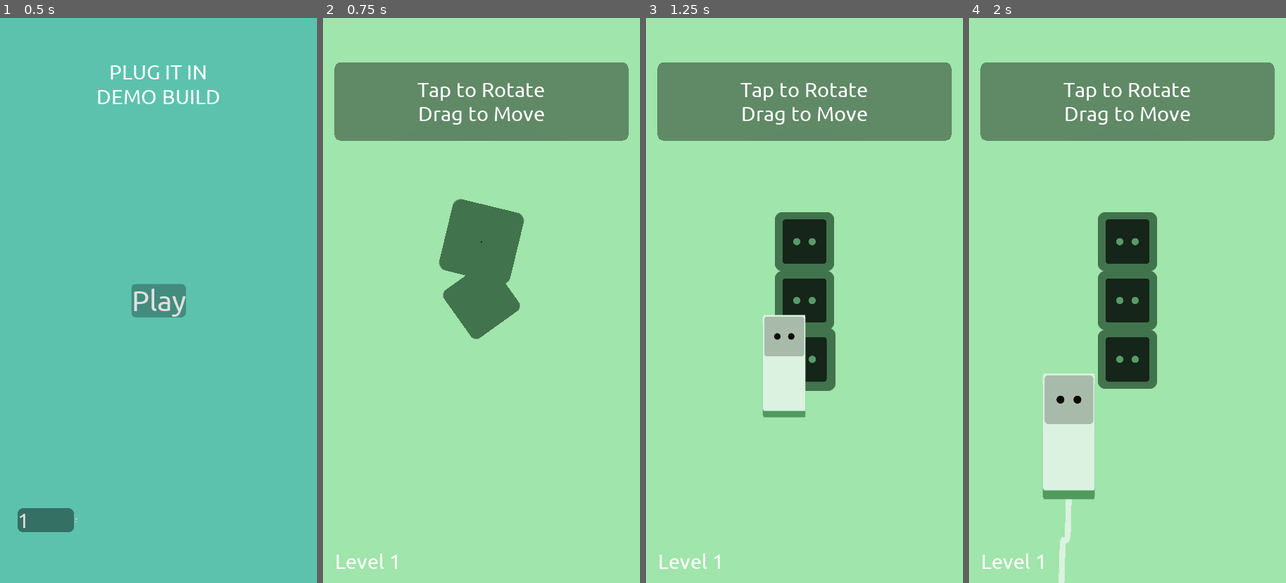
Above: before the commit, frames 1-4 (left to right).
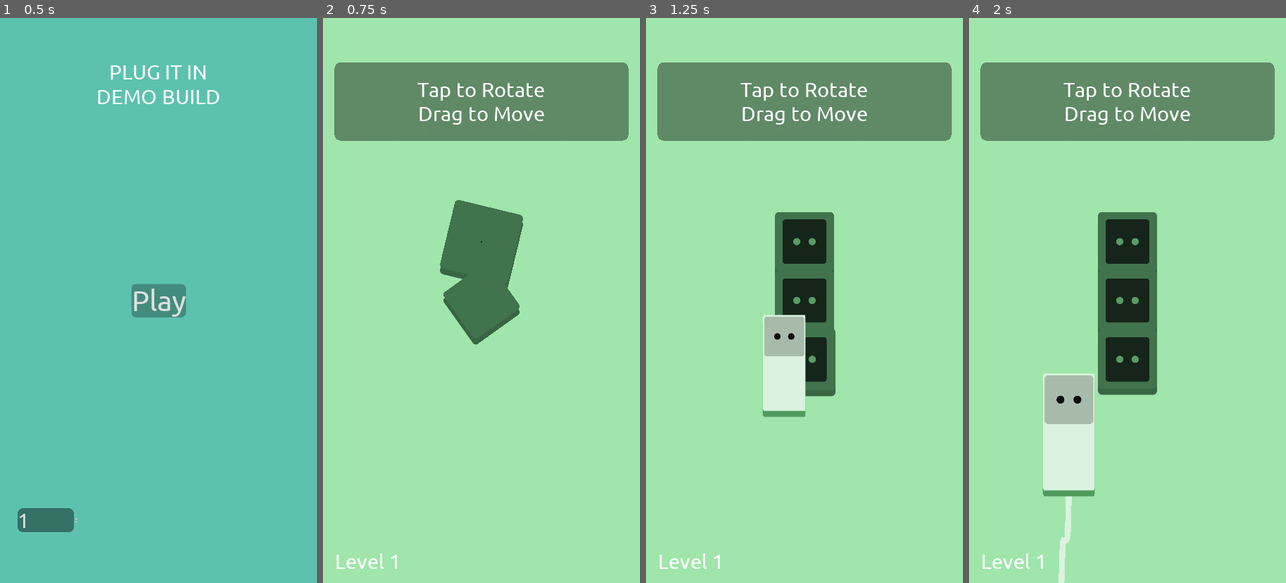
Above: after the commit, the same moments.

Repository: unSAME-Studio/ProjectOutlet
Game: Godot game, scene res://scenes/Menu.tscn
Two runs of this game, one before a commit and one after it. Both use one fixed random seed, a clock stepped at 60 frames per second and the inputs below.
Inputs (mouse positions are in pixels of both pictures, inside the frame that each line leads up to):
- Up to frame 1 (0.5 s): no input
- Up to frame 2 (0.75 s): click "Play" at 0.5 s
- Up to frame 3 (1.25 s): no input
- Up to frame 4 (2 s): tap Enter at 1.25 s; drag from (1108, 362) to (1159, 176) at 1.27 s

Frame 1 is identical in both runs. In frame 2, 0.4% of the frame differs, in the area x 36-64%, y 32-58%; in frame 3, 0.2%; in frame 4, 0.4%.

Commit message:
Thickness

Diff:
--- a/objects/Outlet.gd
+++ b/objects/Outlet.gd
@@ -38,6 +38,11 @@
 	$Head.set_rotation(direction * PI / 2)
 
 	print("rotated the outlet to %d" % [direction])
+
+
+func hide_outline():
+	$BG.hide()
+	$BG2.hide()
 
 
 # code adapted from
@@ -132,6 +137,8 @@
 
 	#set_modulate(ColorManager.color.main_light)
 
+	$AnimationPlayer.play("hint")
+
 
 func deselect():
 	emit_signal("deselect")
--- a/objects/Outlet.tscn
+++ b/objects/Outlet.tscn
@@ -1,8 +1,37 @@
-[gd_scene load_steps=5 format=2]
+[gd_scene load_steps=6 format=2]
 
 [ext_resource path="res://objects/Outlet.gd" type="Script" id=1]
 [ext_resource path="res://arts/plug_two.png" type="Texture" id=2]
-[ext_resource path="res://arts/sprite_uv.png" type="Texture" id=3]
+[ext_resource path="res://arts/outlet_uv.png" type="Texture" id=3]
+
+[sub_resource type="Animation" id=2]
+resource_name = "hint"
+length = 0.35
+step = 0.01
+tracks/0/type = "value"
+tracks/0/path = NodePath("BG:scale")
+tracks/0/interp = 1
+tracks/0/loop_wrap = true
+tracks/0/imported = false
+tracks/0/enabled = true
+tracks/0/keys = {
+"times": PoolRealArray( 0, 0.08, 0.35 ),
+"transitions": PoolRealArray( 0.5, 2, 1 ),
+"update": 0,
+"values": [ Vector2( 1, 1 ), Vector2( 1.2, 1.2 ), Vector2( 1, 1 ) ]
+}
+tracks/1/type = "value"
+tracks/1/path = NodePath("BG2:scale")
+tracks/1/interp = 1
+tracks/1/loop_wrap = true
+tracks/1/imported = false
+tracks/1/enabled = true
+tracks/1/keys = {
+"times": PoolRealArray( 0, 0.08, 0.35 ),
+"transitions": PoolRealArray( 0.5, 2, 1 ),
+"update": 0,
+"values": [ Vector2( 1, 1 ), Vector2( 1.2, 1.2 ), Vector2( 1, 1 ) ]
+}
 
 [sub_resource type="Animation" id=1]
 resource_name = "spawn"
@@ -18,7 +47,7 @@
 "times": PoolRealArray( 0, 0.12, 0.5 ),
 "transitions": PoolRealArray( 0.5, 2, 1 ),
 "update": 0,
-"values": [ Vector2( 0, 0 ), Vector2( 2.5, 2.5 ), Vector2( 2, 2 ) ]
+"values": [ Vector2( 0, 0 ), Vector2( 1.2, 1.2 ), Vector2( 1, 1 ) ]
 }
 tracks/1/type = "value"
 tracks/1/path = NodePath("Head:scale")
@@ -44,6 +73,30 @@
 "update": 0,
 "values": [ 90.0, 0.0, 0.0 ]
 }
+tracks/3/type = "value"
+tracks/3/path = NodePath("BG2:scale")
+tracks/3/interp = 1
+tracks/3/loop_wrap = true
+tracks/3/imported = false
+tracks/3/enabled = true
+tracks/3/keys = {
+"times": PoolRealArray( 0, 0.12, 0.5 ),
+"transitions": PoolRealArray( 0.5, 2, 1 ),
+"update": 0,
+"values": [ Vector2( 0, 0 ), Vector2( 1.2, 1.2 ), Vector2( 1, 1 ) ]
+}
+tracks/4/type = "value"
+tracks/4/path = NodePath("BG2:rotation_degrees")
+tracks/4/interp = 1
+tracks/4/loop_wrap = true
+tracks/4/imported = false
+tracks/4/enabled = true
+tracks/4/keys = {
+"times": PoolRealArray( 0, 0.3, 0.5 ),
+"transitions": PoolRealArray( 0.5, 1, 1 ),
+"update": 0,
+"values": [ 90.0, 0.0, 0.0 ]
+}
 
 [node name="Outlet" type="Position2D" groups=["outlet"]]
 script = ExtResource( 1 )
@@ -55,9 +108,18 @@
 
 [node name="BG" type="Sprite" parent="."]
 self_modulate = Color( 0.709804, 0.709804, 0.709804, 1 )
-rotation = 1.27758
+rotation = 1.5708
 scale = Vector2( 1e-05, 1e-05 )
 z_index = -20
+z_as_relative = false
+texture = ExtResource( 3 )
+
+[node name="BG2" type="Sprite" parent="."]
+self_modulate = Color( 0.623529, 0.623529, 0.623529, 1 )
+position = Vector2( 0, 20 )
+rotation = 1.5708
+scale = Vector2( 1e-05, 1e-05 )
+z_index = -22
 z_as_relative = false
 texture = ExtResource( 3 )
 
@@ -67,4 +129,5 @@
 
 [node name="AnimationPlayer" type="AnimationPlayer" parent="."]
 autoplay = "spawn"
+anims/hint = SubResource( 2 )
 anims/spawn = SubResource( 1 )
--- a/objects/Plug.gd
+++ b/objects/Plug.gd
@@ -101,6 +101,7 @@
 		o.offset_position = Vector2(i[0], i[1])
 		o.host_plug = self
 		o.enabled = false
+		o.hide_outline()
 
 		$Outlets.add_child(o)
 
@@ -162,6 +163,7 @@
 
 			selected = true
 			get_node("In%d" % (randi() % 2)).play()
+			$AnimationPlayer.stop()
 			$AnimationPlayer.play("body_hint")
 
 			modulate.a = 0.5
@@ -177,6 +179,7 @@
 
 			selected = true
 			get_node("In%d" % (randi() % 2)).play()
+			$AnimationPlayer.stop()
 			$AnimationPlayer.play("body_hint")
 
 			modulate.a = 0.5
@@ -205,8 +208,8 @@
 			set_global_position(lerp(get_global_position(), closest_point.get_global_position(), 20 * delta))
 
 			if closest_point.check_fit(self):
-				set_modulate(ColorManager.color.good)
-				cable.set_modulate(ColorManager.color.good)
+				set_modulate(ColorManager.color.main)
+				cable.set_modulate(ColorManager.color.main)
 			else:
 				closest_point = null
 
@@ -240,13 +243,12 @@
 	# enlarge outline
 	if hovering:
 		#$Outline.set_scale(lerp($Outline.get_scale(), Vector2(1.2, 1.2), 25 * delta))
-		#$Outline.set_global_position(lerp($Outline.get_global_position(), $Body.get_global_position() + Vector2(0, 30), 25 * delta))
-		$Outline.set_global_position($Body.get_global_position() + Vector2(0, 30))
 		set_scale(lerp(get_scale(), Vector2(1.1, 1.1), 25 * delta))
 	else:
 		#$Outline.set_global_position(lerp($Outline.get_global_position(), $Body.get_global_position() + Vector2(0, 20), 25 * delta))
-		$Outline.set_global_position($Body.get_global_position() + Vector2(0, 20))
 		set_scale(lerp(get_scale(), Vector2(1, 1), 25 * delta))
+
+	$Outline.set_global_position($Body.get_global_position() + Vector2(0, 20))
 
 
 # on drop
--- a/objects/Plug.tscn
+++ b/objects/Plug.tscn
@@ -193,7 +193,6 @@
 
 [node name="AnimationPlayer" type="AnimationPlayer" parent="."]
 autoplay = "spawn"
-method_call_mode = 1
 anims/bad_rotate = SubResource( 4 )
 anims/body_hint = SubResource( 3 )
 anims/complete = SubResource( 5 )
--- a/scenes/Main.gd
+++ b/scenes/Main.gd
@@ -17,8 +17,8 @@
 	yield(get_tree().create_timer(0.2), "timeout")
 
 	for p in Global.console.attached_plugs:
-		p.set_modulate(ColorManager.color.good)
-		p.cable.set_modulate(ColorManager.color.good)
+		p.set_modulate(ColorManager.color.second)
+		p.cable.set_modulate(ColorManager.color.second)
 		p.get_node("AnimationPlayer").play("complete")
 
 		$xylo.play()
--- a/scripts/ColorManager.gd
+++ b/scripts/ColorManager.gd
@@ -28,13 +28,13 @@
 	color.main_light = Color.from_hsv(color.main.h, 0.1, 0.95, 1)
 	color.main_dark = color.main.darkened(0.2)
 
-	color.second = Color.from_hsv(wrapf(color.main.h + 0.2, 0.0, 1.0), 0.43, 0.8, 1)
+	color.second = Color.from_hsv(wrapf(color.main.h + 0.1, 0.0, 1.0), 0.43, 0.8, 1)
 
 	color.good = Color.from_hsv(wrapf(color.main.h + 0.25, 0.0, 1.0), 0.43, 0.8, 1)
 	color.bad = Color.from_hsv(wrapf(color.good.h + 0.5, 0.0, 1.0), 0.43, 0.8, 1)
 
 	# swap the color if good is in range
-	if color.good.h > 0.75 or color.good.h < 0.25:
+	if color.good.h > 0.7 or color.good.h < 0.07:
 		var temp_bad = color.bad
 		color.bad = color.good
 		color.good = temp_bad
--- a/scripts/console.gd
+++ b/scripts/console.gd
@@ -93,7 +93,7 @@
 			[1, 1]
 		],
 		"plugs": [
-			[2, 2, 1, 0],
+			[2, 2, 0, 0],
 			[2, 2, 1, 0, TYPE.ONE],
 			[3, 2, 0, 0],
 			[1, 2, 0, 0, TYPE.ONE],
